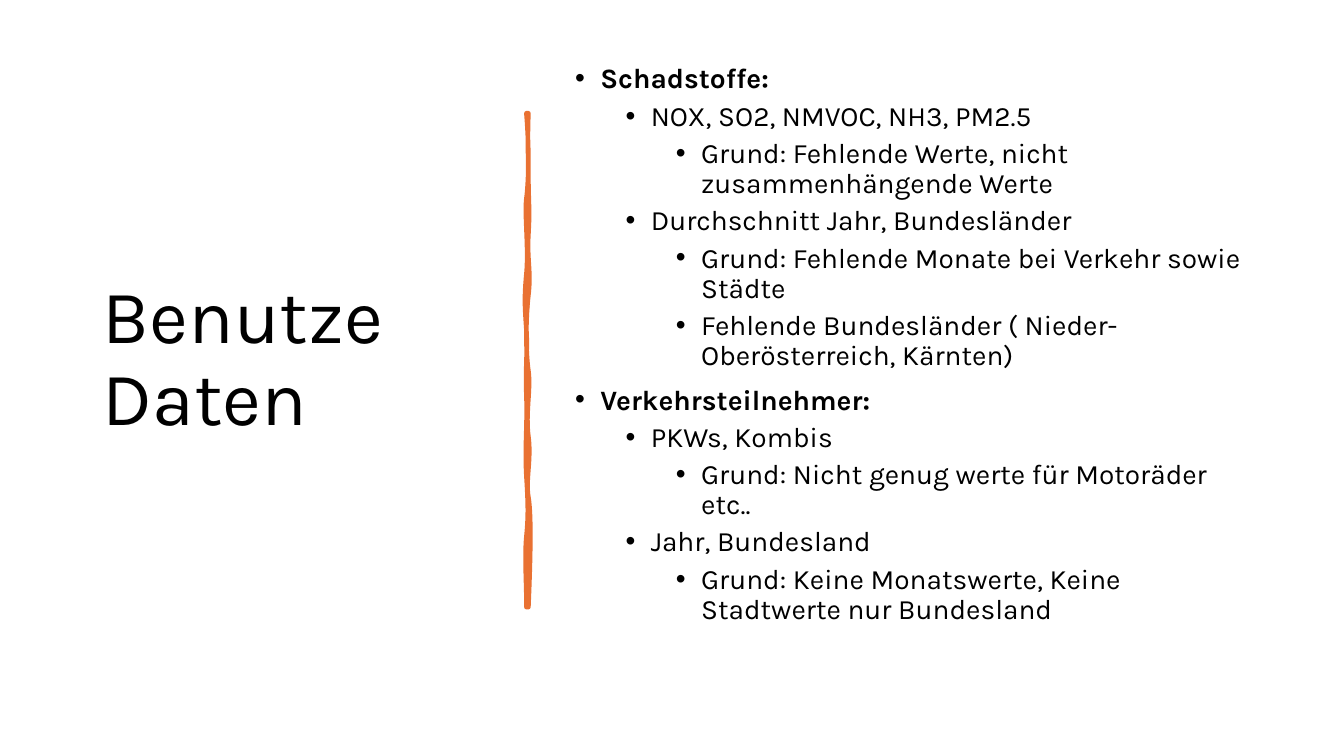
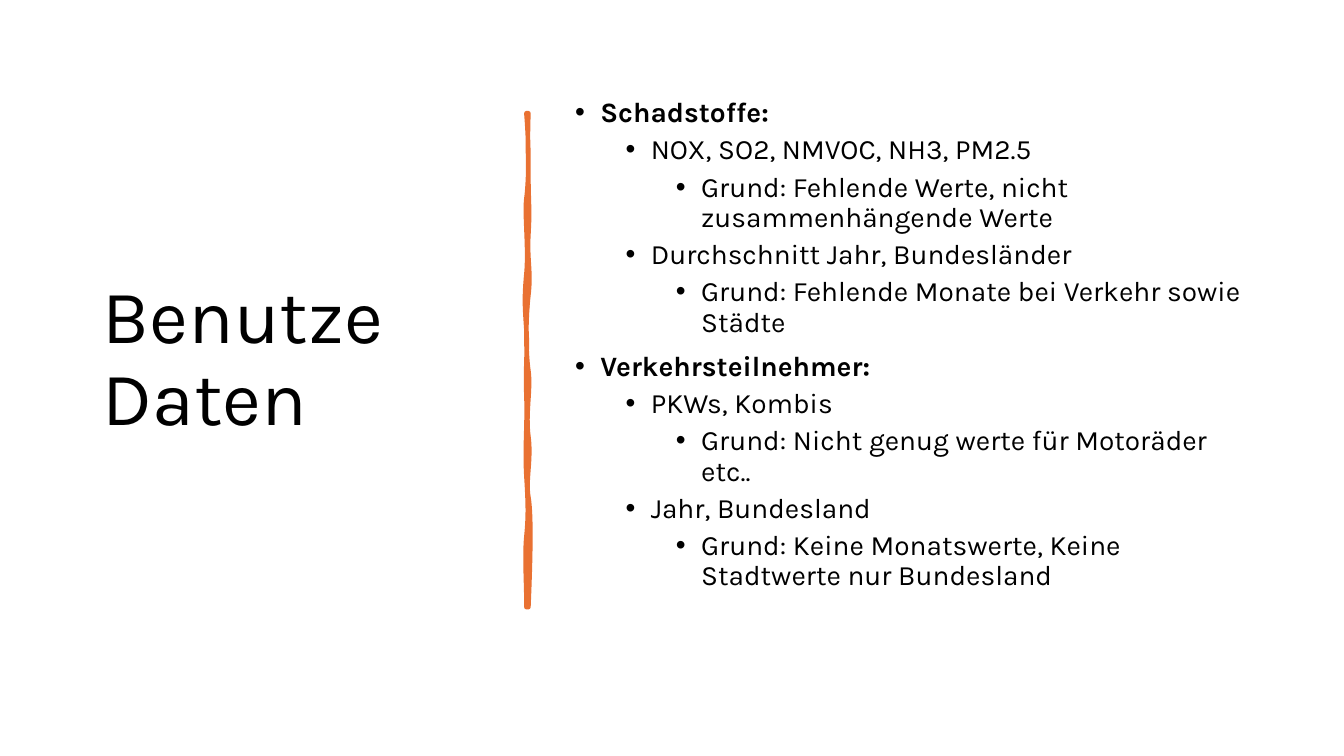
Before and after one commit to RxndyOG/Luftqualit-tFHTechnikumWien, a slide deck: slide 5 of Dokumentation/BigDataGebhartWerner.pptx. Drawn at 1344x756 pixels with LibreOffice and Linux fonts; fonts in the diff are those of the drawing. Boxes give left, top, right and bottom in pixels: in the first picture for what was removed or moved away, otherwise in the second. Text is boxed around its words. In the diff, an @@ line names an element or a change of style, - is before the commit and + after.

```diff
--- a/Dokumentation/BigDataGebhartWerner.pptx
+++ b/Dokumentation/BigDataGebhartWerner.pptx
@@ text at [701, 315, 1118, 368]: paragraph removed @@
-    • Fehlende Bundesländer ( Nieder- Oberösterreich, Kärnten)
```
Also in this commit, not shown: 3 other files.
